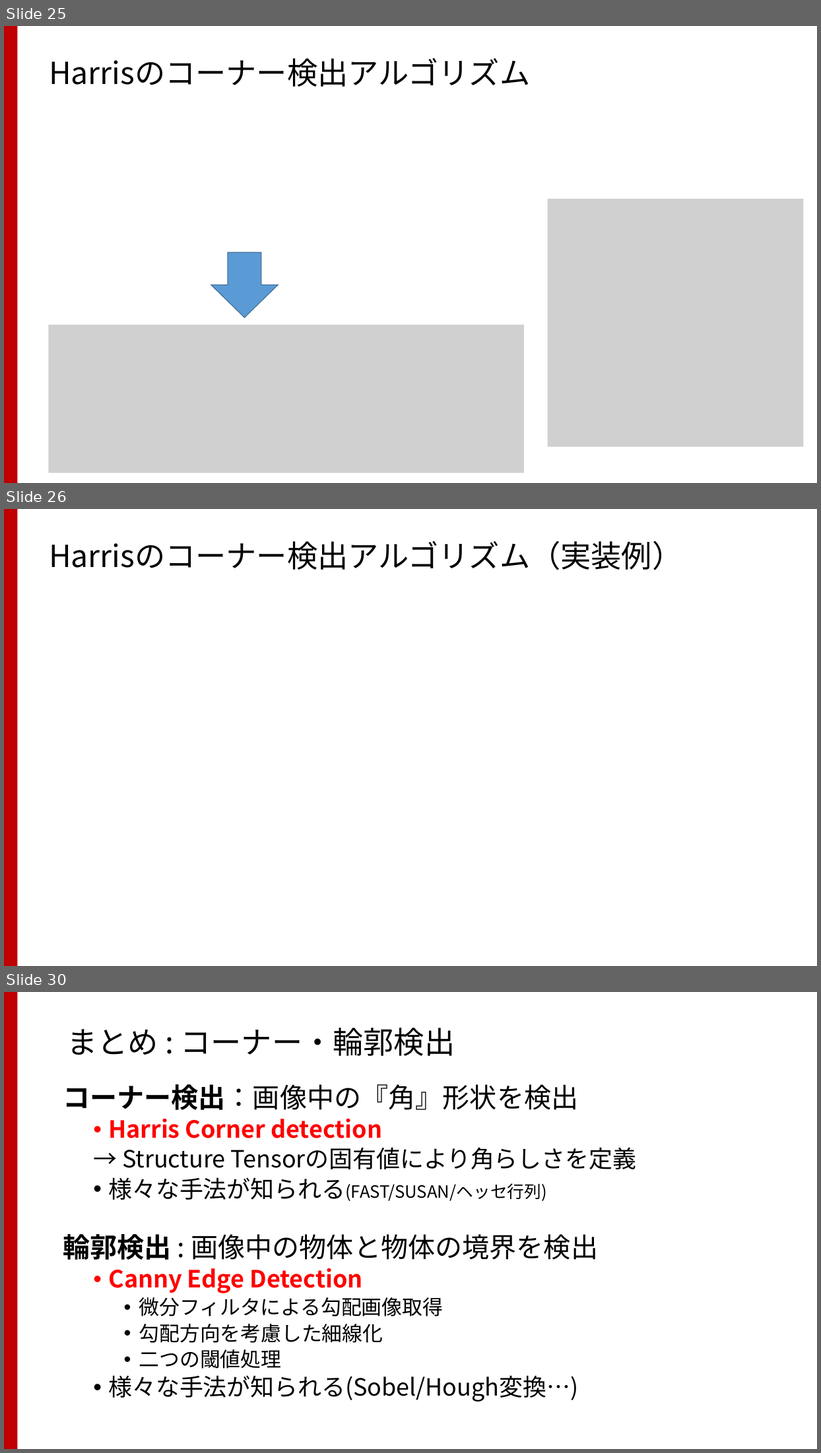
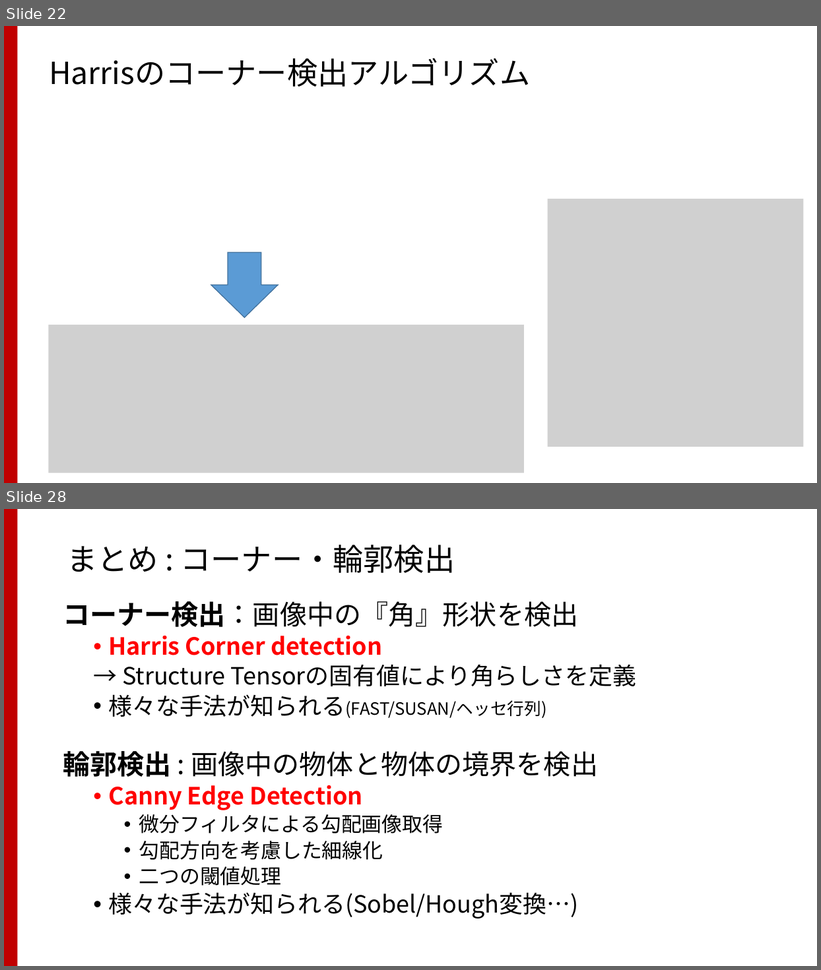
Before and after one commit to TakashiIjiri/TakashiIjiri.github.io, a slide deck: classes/dm2020_2/dm1.pptx. Shown one above the other, each under a label of ours: slides 25, 26 and 30 before the commit, slides 22 and 28 after it; the slides between them are not shown. The pictures are 821x1453 and 821x970 pixels, drawn with LibreOffice and Linux fonts; fonts in the diff are those of the drawing; grey boxes stand for pictures. Boxes give left, top, right and bottom in pixels: in the first picture for what was removed or moved away, otherwise in the second. Text is boxed around its words. In the diff, an @@ line names an element or a change of style, - is before the commit and + after.

```diff
--- a/classes/dm2020_2/dm1.pptx
+++ b/classes/dm2020_2/dm1.pptx
@@ slide 26 removed at (4,509,817,966), background #FFFFFF; not listed: 1 template element that a slide beside it also shows @@
@@ title removed at (49,541,682,570) @@
-Harrisのコーナー検出アルゴリズム（実装例）
@@ what was slide 25 is now slide 22 @@
@@ what was slide 30 is now slide 28 @@
```
Also in this commit, not shown: 5 slides changed, 4 slides added, 5 other slides removed, 10 other files.
